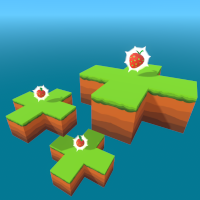
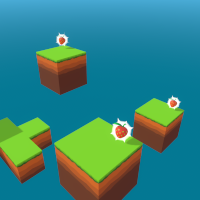
Before/after of a 200 x 200 layered artwork. What changed in the layer stack:
painted on "Calque copié #3" over (0, 0, 200, 200)
showed "Calque copié #2" over (0, 0, 200, 200)
